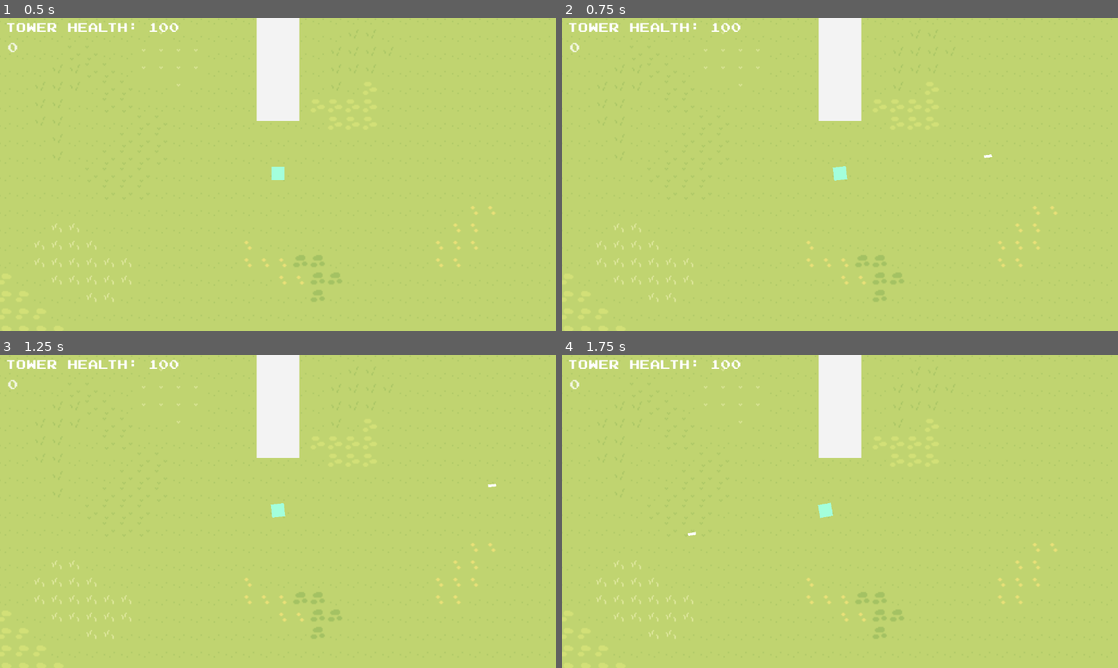
Above: before the commit, frames 1-4 (two rows, left to right).
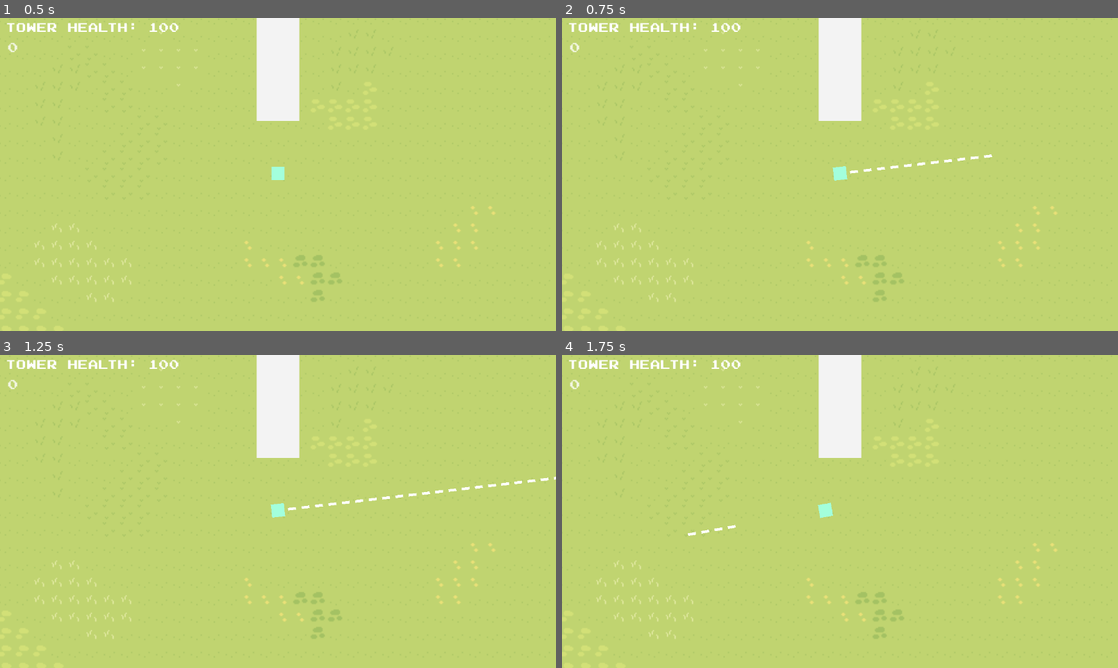
Above: after the commit, the same moments.

Repository: ConnorG255/The-Tower
Game: Godot game, scene res://main.tscn
Same seed, same stepped clock (60 frames per second), same inputs: the game is played once before the commit and once after it.
Inputs (mouse positions are in pixels of both pictures, inside the frame that each line leads up to):
- Up to frame 1 (0.5 s): no input
- Up to frame 2 (0.75 s): tap Enter at 0.5 s; move the mouse to (962, 158) at 0.52 s; press the mouse at (962, 158) at 0.53 s
- Up to frame 3 (1.25 s): no input
- Up to frame 4 (1.75 s): tap Space at 1.25 s; move the mouse to (728, 527) at 1.27 s; release the mouse at (728, 527) at 1.28 s; tap A (A) at 1.35 s; click (728, 527) at 1.55 s

Frame 1 is identical in both runs. In frame 2, 0.1% of the frame differs, in the area x 51-75%, y 44-50%; in frame 3, 0.3%, in the area x 51-100%, y 38-50%; in frame 4, less than 0.1%.
Error after the commit: Attempt to call function 'play' in base 'null instance' on a null instance. (res://scripts/Gunshoot.gd:28)

Commit message:
shooting sound

Diff:
--- a/scripts/Gunshoot.gd
+++ b/scripts/Gunshoot.gd
@@ -25,6 +25,7 @@
 		else:
 			firerate = 0.3
 	singlebulletfire()
+	$"../../shootnoise".play()
 	ablefire=false
 	await(get_tree().create_timer(firerate).timeout)
 	ablefire=true
Not shown, added: materials/gunsfx.mp3.import
Not shown, added: materials/gunsfx.mp3
